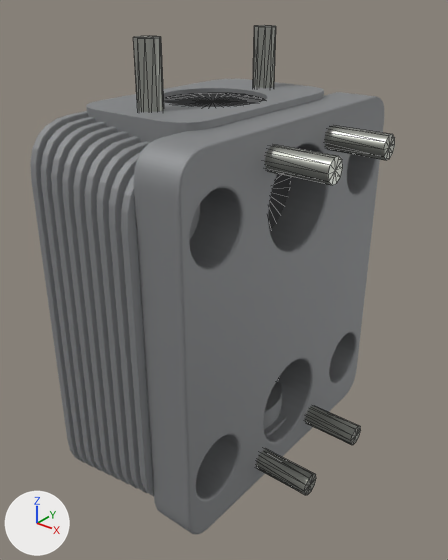
The glTF model porsche-911sc-engine/parts/cylinder-head.glb, before and after one commit.
Camera for both pictures: a camera (50 mm lens) standing at (156.8, -157.7, 99.0) and looking at (34.4, -4.7, 4.1). Every picture has the same lights, and +X, +Y and +Z are marked at lower left. The first picture is the older version. Mesh edges are drawn as thin lines on the coarser meshes. Where no turn or scale is listed for an object, it has been applied to the vertices. Vertices at exactly the same position are counted once.

In view in the first picture: 'cylinder-head:bore', 'cylinder-head:castAlu', 'cylinder-head:zincPlate'.
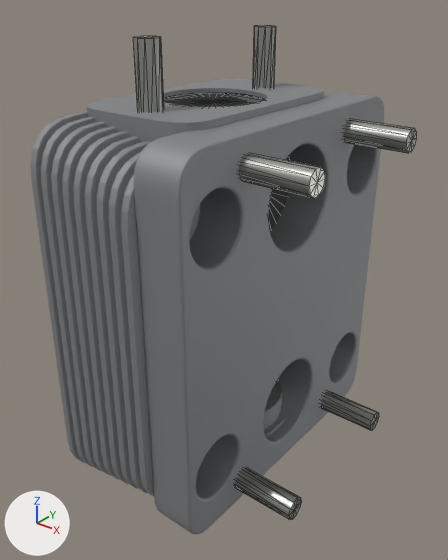
Where the newer file only moved an object's origin or applied its transform, the numbers keep the older frame.

What differs and where, as boxes (x1, y1, x2, y2) in the pictures (448 x 560 px; the box of a moved part takes in the faces that stretch with it):
```json
{"object": "cylinder-head:zincPlate", "change": "reshaped", "before": [133, 25, 395, 495], "after": [133, 25, 417, 520], "on screen": "8% wider"}
{"part": 1, "of": "me_mesh_3", "change": "moved or reshaped", "before": [265, 145, 343, 185], "after": [238, 153, 325, 198]}
{"part": 2, "of": "me_mesh_3", "change": "moved or reshaped", "before": [325, 125, 395, 160], "after": [343, 119, 417, 153]}
{"part": 3, "of": "me_mesh_3", "change": "moved or reshaped", "before": [256, 449, 316, 495], "after": [235, 468, 302, 520]}
{"part": 4, "of": "me_mesh_3", "change": "moved or reshaped", "before": [305, 406, 361, 445], "after": [321, 391, 379, 430]}
```

Edits to the scene script, one JSON object a line:
```json
{"block": "me_mesh_3", "where": "# used by ob_cylinder_head_zincplate; location = (51.5, 0.0, 2.9)"}
{"op": "remove", "block": "me_mesh_3", "code": "me_mesh_3.from_pydata(...)  # 176 vertices, 320 faces; spans x -29.0..29.0, y -34.0..34.0, z -82.0..82.0"}
{"op": "add", "block": "me_mesh_3", "code": "me_mesh_3.from_pydata(...)  # 176 vertices, 320 faces; spans x -29.0..31.0, y -34.0..34.0, z -82.0..82.0"}
{"block": "me_mesh_3", "change": "me_mesh_3 part 1: the loose piece of 22 vertices spanning x -4.0..29.0, y -20.0..-12.0, z 47.0..55.0 is moved by (1.0, -12.0, 0.0)"}
{"block": "me_mesh_3", "change": "me_mesh_3 part 2: the loose piece of 22 vertices spanning x -4.0..29.0, y 12.0..20.0, z 47.0..55.0 is moved by (1.0, 12.0, 0.0)"}
{"block": "me_mesh_3", "change": "me_mesh_3 part 3: the loose piece of 22 vertices spanning x -4.0..29.0, y -20.0..-12.0, z -61.0..-53.0 is moved by (1.0, -12.0, 0.0)"}
{"block": "me_mesh_3", "change": "me_mesh_3 part 4: the loose piece of 22 vertices spanning x -4.0..29.0, y 12.0..20.0, z -61.0..-53.0 is moved by (1.0, 12.0, 0.0)"}
{"block": "me_mesh_3", "change": "other edits to the shape of me_mesh_3 do not show in these pictures"}
```
